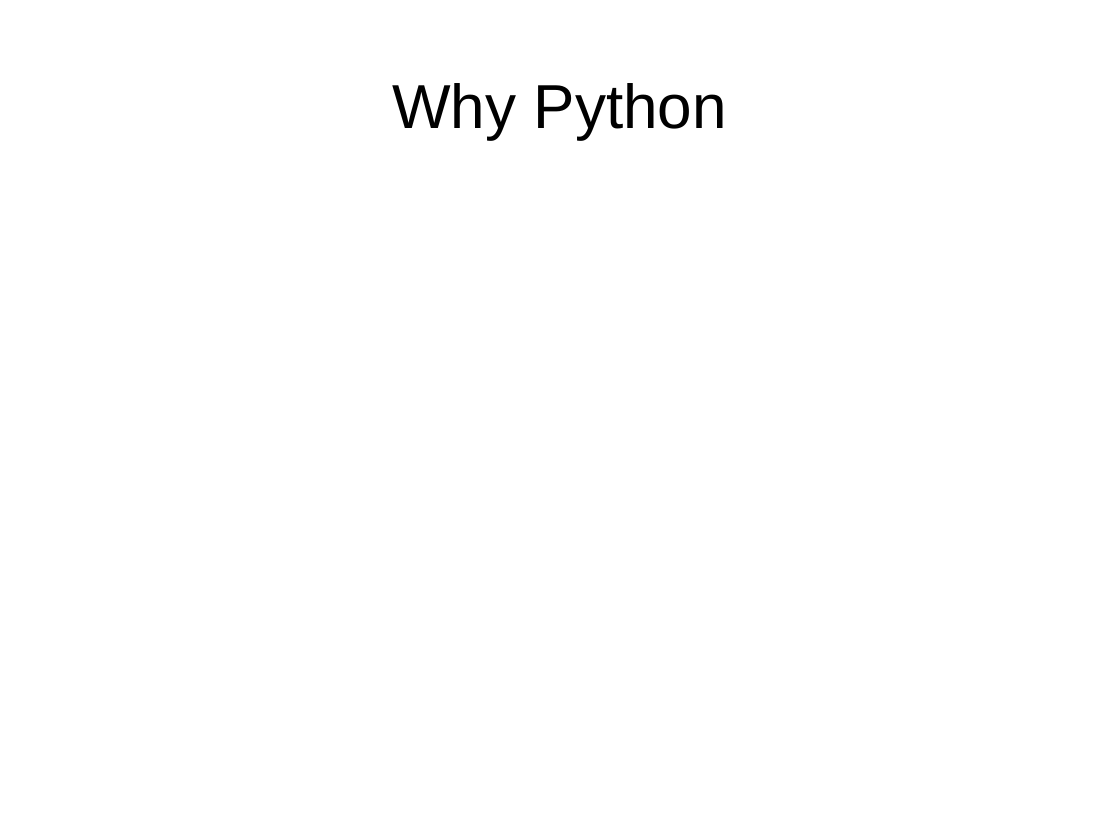
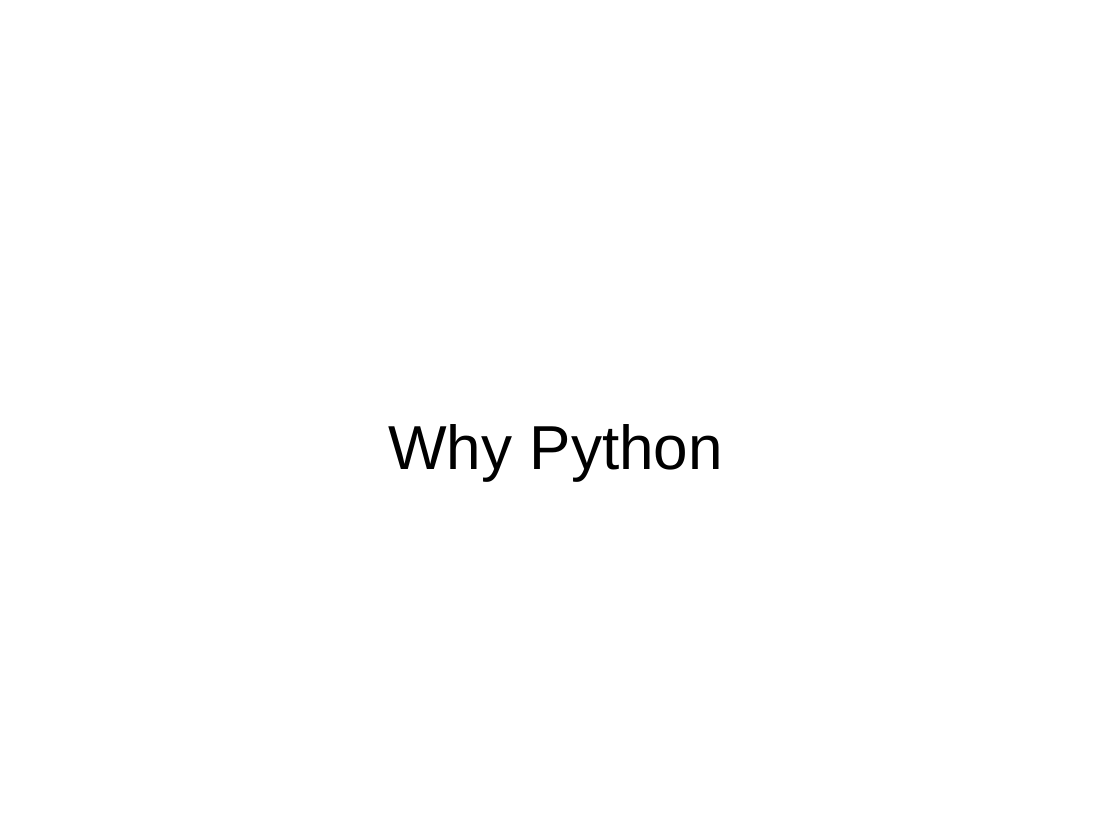
Before and after one commit to mikehulluk/IntroductionToResearchComputing, a slide deck: slide 1 of Wk8/WhYPython.odp. Drawn at 1120x840 pixels with LibreOffice and Linux fonts; fonts in the diff are those of the drawing. Boxes give left, top, right and bottom in pixels: in the first picture for what was removed or moved away, otherwise in the second. Text is boxed around its words. In the diff, an @@ line names an element or a change of style, - is before the commit and + after.

```diff
--- a/Wk8/WhYPython.odp
+++ b/Wk8/WhYPython.odp
@@ title "Why Python": place and size @@
-title "Why Python" at bbox=[392, 83, 727, 139]
+title "Why Python" at bbox=[388, 424, 723, 481]
```
Also in this commit, not shown: 9 other slides changed, 1 slide added.
